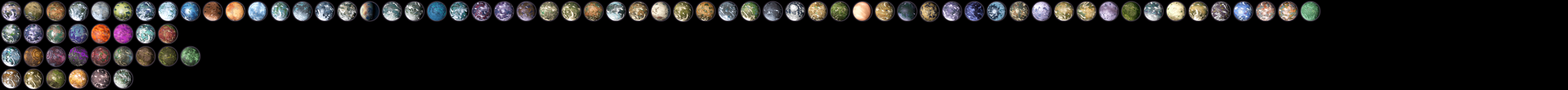
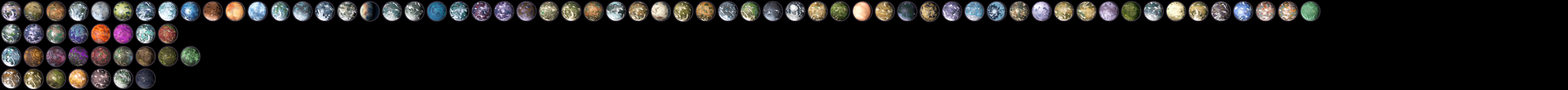
Layered file, before and after one edit (1568x90). Changes by layer:
renamed "Layer 52" to "Layer 92", painted on it over [964, 1, 984, 21]
added layer "Layer 93" above "Layer 61" over [136, 68, 156, 88]
